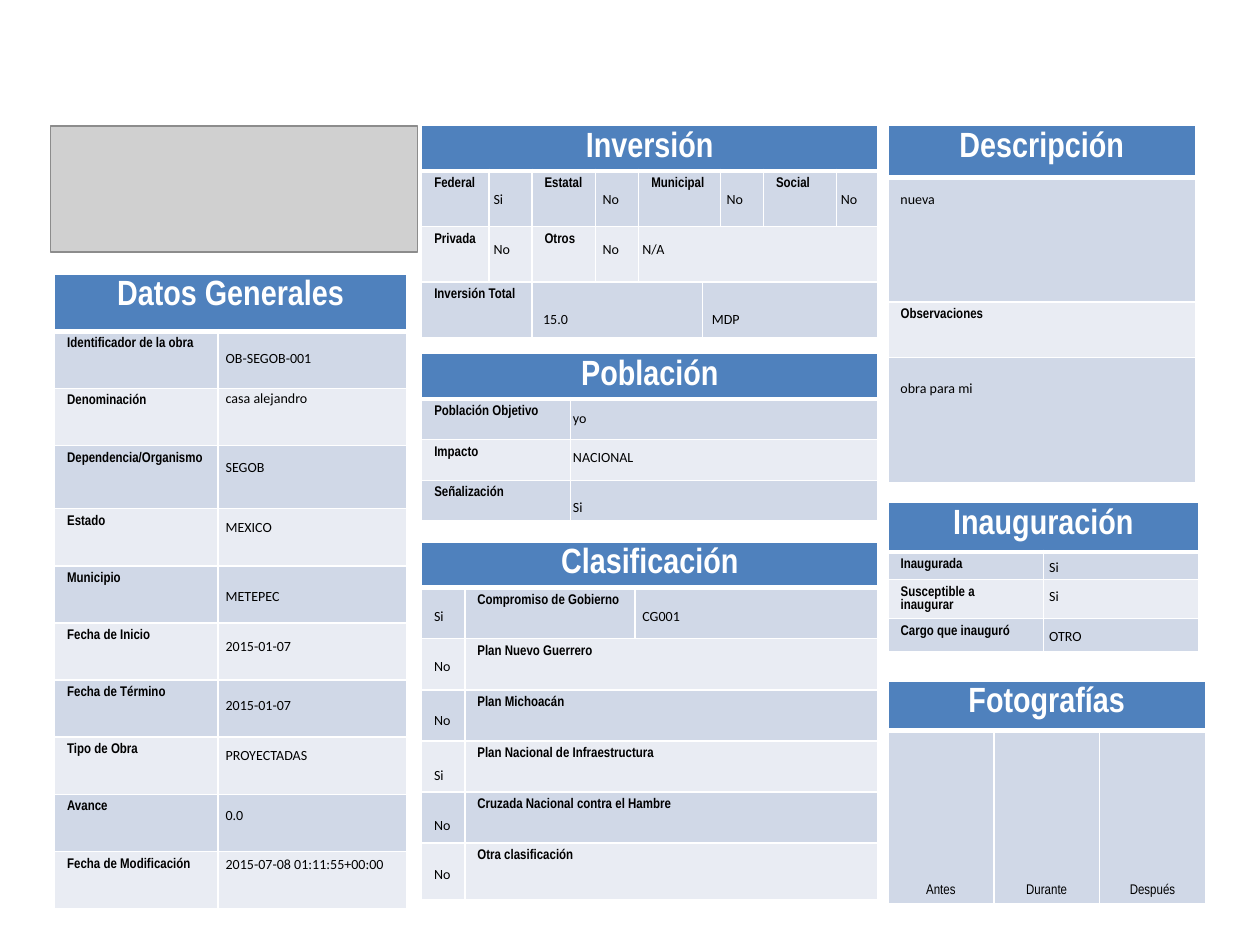
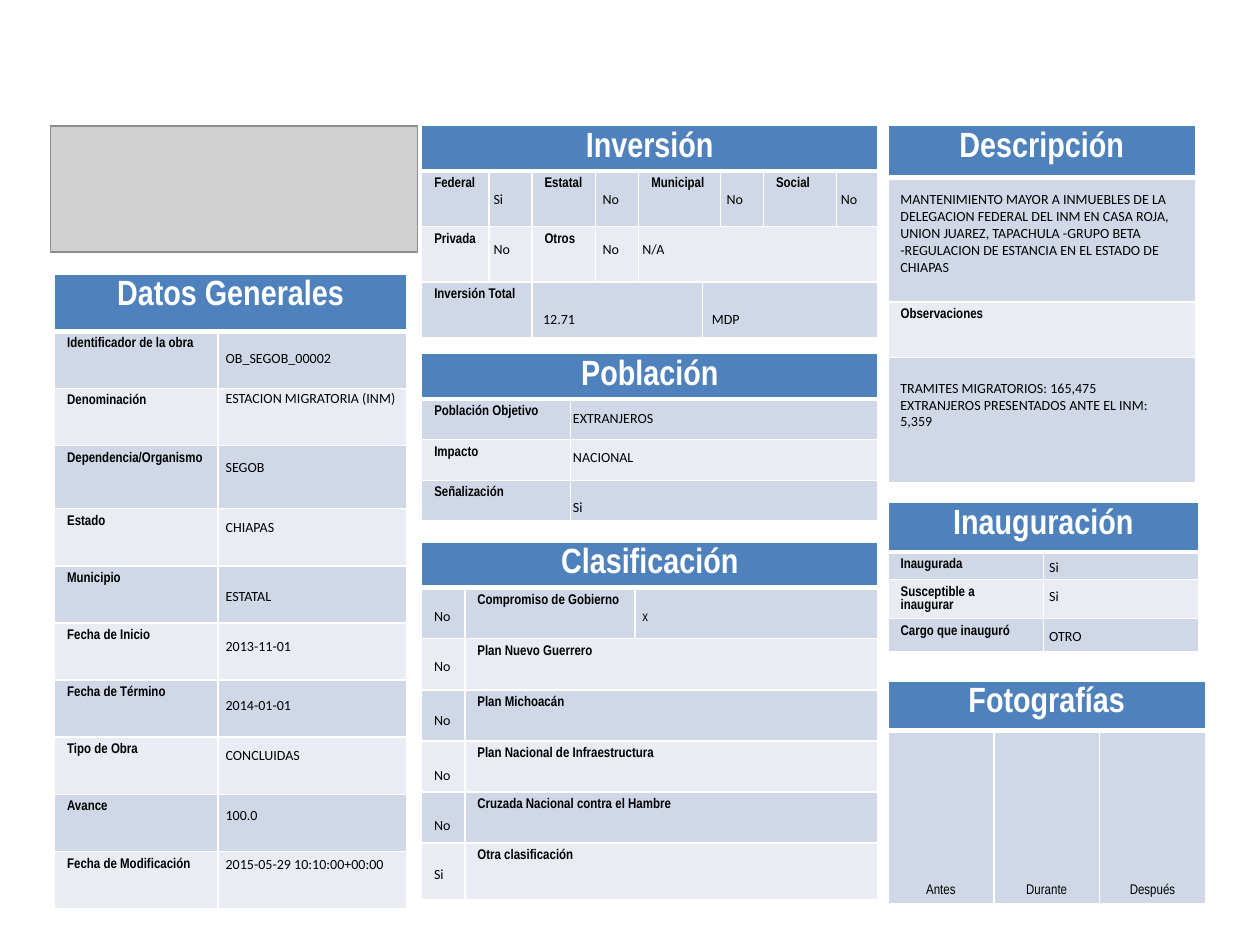
Before and after one commit to fpedro23/djangoObras, a slide deck: slide 1 of obras/static/ppt/ppt-generados/FichaTecnicaObras_1.pptx. Drawn at 1260x945 pixels with LibreOffice and Linux fonts; fonts in the diff are those of the drawing; grey boxes stand for pictures; background and template pictures are left out. Boxes give left, top, right and bottom in pixels: in the first picture for what was removed or moved away, otherwise in the second. Text is boxed around its words. In the diff, an @@ line names an element or a change of style, - is before the commit and + after.

Commit message:
ficha técnica pptx

```diff
--- a/obras/static/ppt/ppt-generados/FichaTecnicaObras_1.pptx
+++ b/obras/static/ppt/ppt-generados/FichaTecnicaObras_1.pptx
@@ text at <box>900,195,1169,272</box>: text changed @@
-nueva
+MANTENIMIENTO MAYOR A INMUEBLES DE LA DELEGACION FEDERAL DEL INM EN CASA ROJA, UNION JUAREZ, TAPACHULA -GRUPO BETA -REGULACION DE ESTANCIA EN EL ESTADO DE CHIAPAS
@@ text at <box>543,315,575,324</box>: text changed @@
-15.0
+12.71
@@ text at <box>226,354,331,365</box>: text changed @@
-OB-SEGOB-001
+OB_SEGOB_00002
@@ text at <box>900,383,1147,428</box>: text changed @@
-obra para mi
+TRAMITES MIGRATORIOS: 165,475 EXTRANJEROS PRESENTADOS ANTE EL INM: 5,359
@@ text at <box>226,393,395,405</box>: text changed @@
-casa alejandro
+ESTACION MIGRATORIA (INM)
@@ text at <box>573,414,653,423</box>: text changed @@
-yo
+EXTRANJEROS
@@ text at <box>226,523,275,532</box>: text changed @@
-MEXICO
+CHIAPAS
@@ text at <box>226,592,272,601</box>: text changed @@
-METEPEC
+ESTATAL
@@ text at <box>434,612,450,621</box>: text changed @@
-Si
+No
@@ text at <box>642,613,648,621</box>: text changed; font Calibri to Arial Narrow @@
-CG001
+x
@@ text at <box>226,642,291,651</box>: text changed @@
-2015-01-07
+2013-11-01
@@ text at <box>226,701,291,710</box>: text changed @@
-2015-01-07
+2014-01-01
@@ text at <box>226,751,300,760</box>: text changed @@
-PROYECTADAS
+CONCLUIDAS
@@ text "No": place and size @@
-text "No" at <box>434,870,450,879</box>
+text "No" at <box>434,771,450,780</box>
@@ text at <box>226,811,258,820</box>: text changed @@
-0.0
+100.0
@@ text at <box>226,860,383,869</box>: text changed @@
-2015-07-08 01:11:55+00:00
+2015-05-29 10:10:00+00:00
@@ text "Si": place and size @@
-text "Si" at <box>434,770,444,780</box>
+text "Si" at <box>434,869,444,879</box>
```
Also in this commit, not shown: 2 other files.
